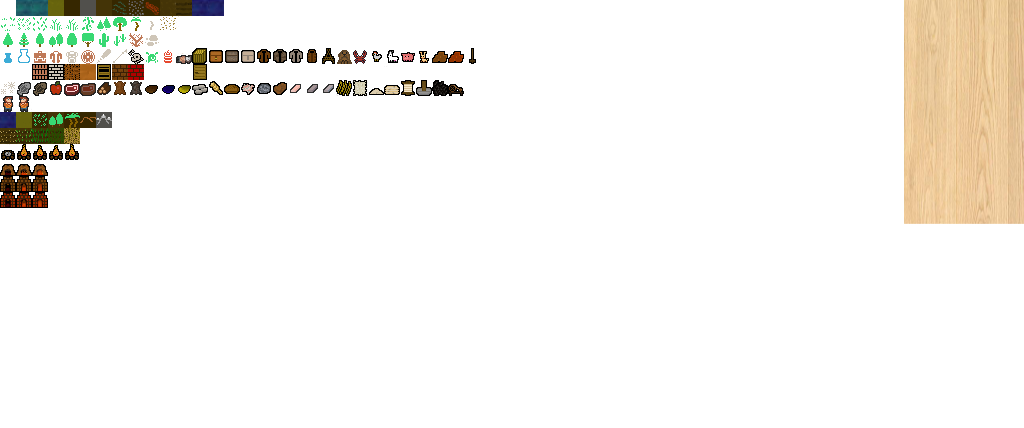
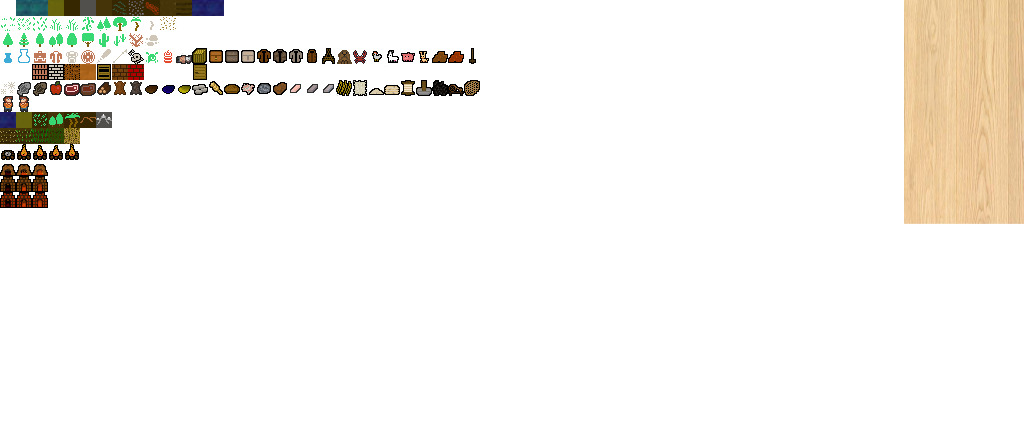
Comparing the layer stacks of the two 1024 × 428 images. Changes:
painted on "tilesheet.png" over [464, 80, 480, 96]
